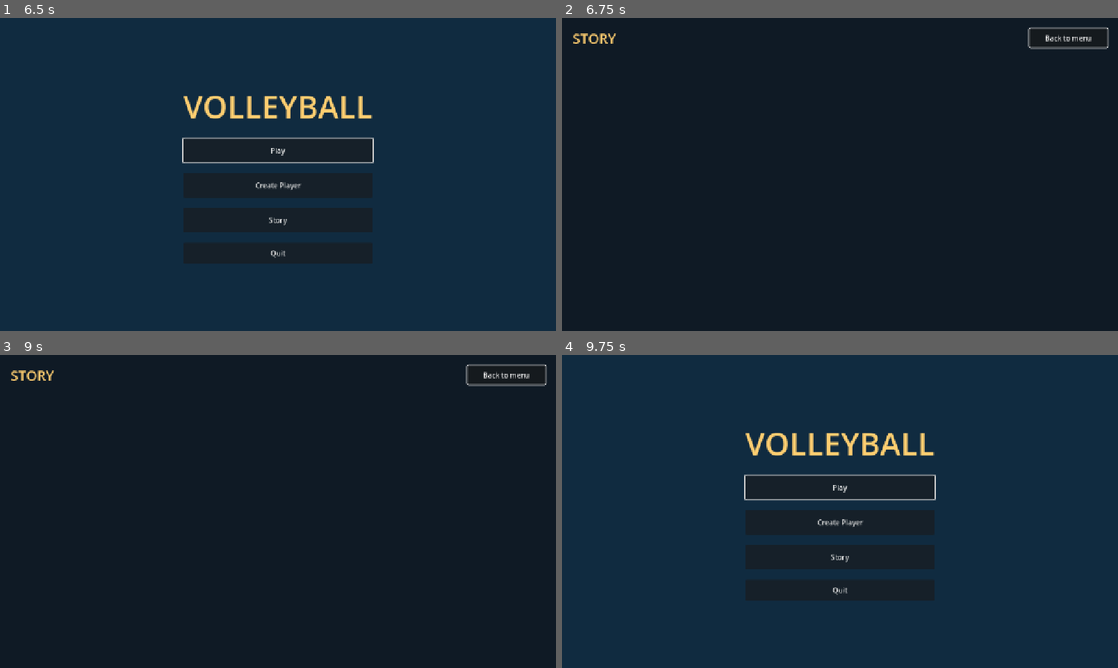
Above: before the commit, frames 1-4 (two rows, left to right).
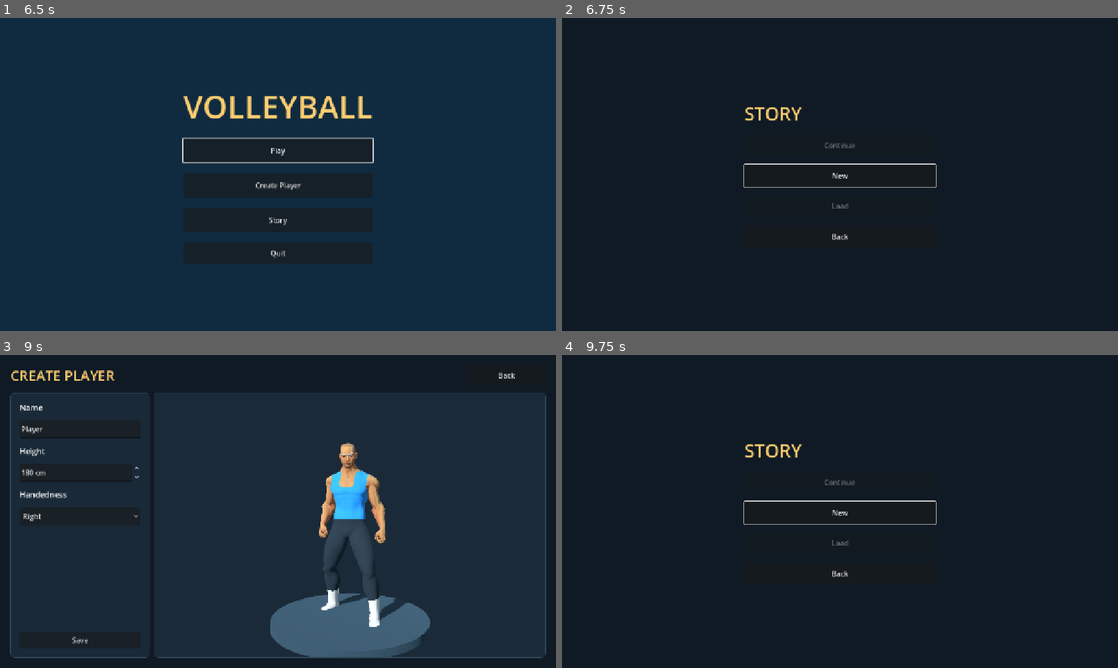
Above: after the commit, the same moments.

Repository: foreandr/volleyball
Game: Godot game, scene res://scenes/main.tscn
Two runs of this game, one before a commit and one after it. Both use one fixed random seed, a clock stepped at 60 frames per second and the inputs below.
Inputs (mouse positions are in pixels of both pictures, inside the frame that each line leads up to):
- Up to frame 1 (6.5 s): click "Play" at 0.5 s; click "Menu" at 1.25 s; click "Play" at 2 s; tap Enter at 2.75 s; move the mouse to (400, 158) at 2.77 s; hold Right 2.78-3.5 s; tap R at 2.85, 4.35, 5.85 s; click (400, 158) at 2.92 s; drag from (166, 190) to (250, 237) at 3.52 s; move the mouse to (333, 105) at 4.27 s; hold Right 4.28-5 s; click (333, 105) at 4.42 s; drag from (250, 237) to (111, 127) at 5.02 s; move the mouse to (444, 221) at 5.77 s; hold Left from 5.78 s (still down); click (444, 221) at 5.92 s; tap Escape at 6.4 s
- Up to frame 2 (6.75 s): release Left at 6.5 s; click "Story" at 6.5 s
- Up to frame 3 (9 s): click "Back to menu" (after the commit: "Back") at 7.25 s; click "Story" at 8 s; click (278, 511) at 8.75 s, where only the run after the commit has a clickable "New"
- Up to frame 4 (9.75 s): click "Back to menu" (after the commit: "Back") at 9.5 s

Frame 1 is identical in both runs. In frame 2, 1.2% of the frame differs, in the area x 2-99%, y 2-71%; in frame 3, 10%; in frame 4, 90%, in the area x 0-100%, y 0-100%.

Commit message:
Add Story new load continue and saved player flow into empty animation selection

Diff:
--- a/project.godot
+++ b/project.godot
@@ -14,3 +14,6 @@
 [rendering]
 renderer/rendering_method="gl_compatibility"
 renderer/rendering_method.mobile="gl_compatibility"
+
+[autoload]
+StorySession="*res://scripts/story_session.gd"
--- /dev/null
+++ b/scenes/story_animations.tscn
@@ -0,0 +1,12 @@
+[gd_scene load_steps=2 format=3]
+
+[ext_resource type="Script" path="res://scripts/story_animations.gd" id="1"]
+
+[node name="StoryAnimations" type="Control"]
+layout_mode = 3
+anchors_preset = 15
+anchor_right = 1.0
+anchor_bottom = 1.0
+grow_horizontal = 2
+grow_vertical = 2
+script = ExtResource("1")
--- a/scripts/create.gd
+++ b/scripts/create.gd
@@ -4,6 +4,7 @@
 var name_field: LineEdit
 var height_field: SpinBox
 var hand_field: OptionButton
+var save_button: Button
 var preview: SubViewportContainer
 var preview_camera: Camera3D
 var preview_player: Node3D
@@ -15,6 +16,7 @@
 var panning := false
 
 func _ready() -> void:
+	profile = initial_profile()
 	var background := ColorRect.new()
 	background.color = Color("0f1a25")
 	background.set_anchors_and_offsets_preset(Control.PRESET_FULL_RECT)
@@ -28,11 +30,11 @@
 	margin.add_child(column)
 	var header := HBoxContainer.new()
 	column.add_child(header)
-	var title := label("CREATE PLAYER",32)
+	var title := label(screen_title(),32)
 	title.add_theme_color_override("font_color",Color("ffce70"))
 	title.size_flags_horizontal = Control.SIZE_EXPAND_FILL
 	header.add_child(title)
-	var back := button("Back to menu",open_menu)
+	var back := button("Back",open_menu)
 	back.custom_minimum_size = Vector2(180,44)
 	back.size_flags_horizontal = Control.SIZE_SHRINK_END
 	header.add_child(back)
@@ -51,6 +53,34 @@
 	var controls := VBoxContainer.new()
 	controls.add_theme_constant_override("separation",16)
 	tool_margin.add_child(controls)
+	build_controls(controls)
+	var stage := panel()
+	stage.name = "RightPreview"
+	stage.custom_minimum_size.x = 400
+	split.add_child(stage)
+	preview = SubViewportContainer.new()
+	preview.name = "CharacterPreview"
+	preview.stretch = true
+	preview.focus_mode = Control.FOCUS_ALL
+	preview.mouse_default_cursor_shape = Control.CURSOR_DRAG
+	preview.gui_input.connect(handle_preview_input)
+	stage.add_child(preview)
+	var viewport := SubViewport.new()
+	viewport.name = "CharacterViewport"
+	viewport.own_world_3d = true
+	viewport.size = Vector2i(880,600)
+	viewport.render_target_update_mode = SubViewport.UPDATE_ALWAYS
+	preview.add_child(viewport)
+	build_preview(viewport)
+	preview.grab_focus()
+
+func screen_title() -> String:
+	return "CREATE PLAYER"
+
+func initial_profile() -> Dictionary:
+	return StorySession.draft.duplicate(true) if StorySession.creating_story else Profile.load_profile()
+
+func build_controls(controls: VBoxContainer) -> void:
 	controls.add_child(label("Name",18))
 	name_field = LineEdit.new()
 	name_field.name = "PlayerName"
@@ -79,25 +109,32 @@
 	hand_field.custom_minimum_size.y = 42
 	hand_field.item_selected.connect(func(index): profile.handedness = "Left" if index == 1 else "Right"; update_profile())
 	controls.add_child(hand_field)
-	var stage := panel()
-	stage.name = "RightPreview"
-	stage.custom_minimum_size.x = 400
-	split.add_child(stage)
-	preview = SubViewportContainer.new()
-	preview.name = "CharacterPreview"
-	preview.stretch = true
-	preview.focus_mode = Control.FOCUS_ALL
-	preview.mouse_default_cursor_shape = Control.CURSOR_DRAG
-	preview.gui_input.connect(handle_preview_input)
-	stage.add_child(preview)
-	var viewport := SubViewport.new()
-	viewport.name = "CharacterViewport"
-	viewport.own_world_3d = true
-	viewport.size = Vector2i(880,600)
-	viewport.render_target_update_mode = SubViewport.UPDATE_ALWAYS
-	preview.add_child(viewport)
-	build_preview(viewport)
-	preview.grab_focus()
+	var space := Control.new()
+	space.size_flags_vertical = Control.SIZE_EXPAND_FILL
+	controls.add_child(space)
+	save_button = button("Save",save_player)
+	save_button.name = "SavePlayer"
+	save_button.disabled = profile.name.strip_edges().is_empty()
+	controls.add_child(save_button)
+
+func save_player() -> void:
+	if height_field.get_line_edit().has_focus(): height_field.apply()
+	profile.name = name_field.text
+	profile.height_cm = height_field.value
+	profile.handedness = "Left" if hand_field.selected == 1 else "Right"
+	if StorySession.creating_story:
+		if StorySession.save_new(profile) == OK:
+			get_tree().change_scene_to_file("res://scenes/story_animations.tscn")
+		else: show_save_error()
+	else:
+		if Profile.save_profile(profile) == OK: open_menu()
+		else: show_save_error()
+
+func show_save_error() -> void:
+	var dialog := AcceptDialog.new()
+	dialog.dialog_text = "Unable to save player."
+	add_child(dialog)
+	dialog.popup_centered()
 
 func build_preview(viewport: SubViewport) -> void:
 	var world := Node3D.new()
@@ -219,11 +256,16 @@
 	return result
 
 func update_profile() -> void:
-	Profile.save_profile(profile)
+	if StorySession.creating_story: StorySession.draft = Profile.clean(profile)
+	else: Profile.save_profile(profile)
+	if is_instance_valid(save_button): save_button.disabled = profile.name.strip_edges().is_empty()
 	if is_instance_valid(preview_player): preview_player.apply_profile(profile)
 
 func open_menu() -> void:
-	get_tree().change_scene_to_file("res://scenes/main.tscn")
+	if StorySession.creating_story:
+		StorySession.cancel_creation()
+		get_tree().change_scene_to_file("res://scenes/story.tscn")
+	else: get_tree().change_scene_to_file("res://scenes/main.tscn")
 
 func _unhandled_input(event: InputEvent) -> void:
 	if event is InputEventKey and event.pressed: handle_keyboard(event)
--- a/scripts/main.gd
+++ b/scripts/main.gd
@@ -26,7 +26,7 @@
 	create.name = "Create"
 	create.text = "Create Player"
 	create.custom_minimum_size.y = 56
-	create.pressed.connect(func(): get_tree().change_scene_to_file("res://scenes/create.tscn"))
+	create.pressed.connect(func(): StorySession.cancel_creation(); get_tree().change_scene_to_file("res://scenes/create.tscn"))
 	column.add_child(create)
 	var story := Button.new()
 	story.name = "Story"
--- a/scripts/story.gd
+++ b/scripts/story.gd
@@ -1,26 +1,68 @@
 extends Control
+var column: VBoxContainer
 
 func _ready() -> void:
 	var background := ColorRect.new()
 	background.color = Color("0f1a25")
 	background.set_anchors_and_offsets_preset(Control.PRESET_FULL_RECT)
 	add_child(background)
-	var title := Label.new()
-	title.text = "STORY"
-	title.position = Vector2(24,24)
-	title.add_theme_font_size_override("font_size",32)
-	title.add_theme_color_override("font_color",Color("ffce70"))
-	add_child(title)
-	var back := Button.new()
-	back.text = "Back to menu"
-	back.set_anchors_and_offsets_preset(Control.PRESET_TOP_RIGHT)
-	back.offset_left = -204
-	back.offset_right = -24
-	back.offset_top = 24
-	back.offset_bottom = 68
-	back.pressed.connect(open_menu)
-	add_child(back)
-	back.grab_focus()
+	var center := CenterContainer.new()
+	center.set_anchors_and_offsets_preset(Control.PRESET_FULL_RECT)
+	add_child(center)
+	column = VBoxContainer.new()
+	column.custom_minimum_size.x = 440
+	column.add_theme_constant_override("separation",18)
+	center.add_child(column)
+	show_home()
+
+func clear_menu(title: String) -> void:
+	for child in column.get_children():
+		column.remove_child(child)
+		child.queue_free()
+	var heading := Label.new()
+	heading.text = title
+	heading.add_theme_font_size_override("font_size",42)
+	heading.add_theme_color_override("font_color",Color("ffce70"))
+	column.add_child(heading)
+
+func add_button(text: String, action: Callable) -> Button:
+	var result := Button.new()
+	result.name = text.replace(" ","")
+	result.text = text
+	result.custom_minimum_size.y = 52
+	result.pressed.connect(action)
+	column.add_child(result)
+	return result
+
+func show_home() -> void:
+	clear_menu("STORY")
+	var resume := add_button("Continue",func(): StorySession.load_story(StorySession.last_id()))
+	resume.disabled = StorySession.last_id().is_empty()
+	var new_story := add_button("New",StorySession.begin_new)
+	var load_button := add_button("Load",show_load)
+	load_button.disabled = StorySession.saved_stories().is_empty()
+	add_button("Back",open_menu)
+	new_story.grab_focus()
+
+func show_load() -> void:
+	clear_menu("LOAD STORY")
+	var scroll := ScrollContainer.new()
+	scroll.custom_minimum_size = Vector2(440,330)
+	column.add_child(scroll)
+	var saves := VBoxContainer.new()
+	saves.size_flags_horizontal = Control.SIZE_EXPAND_FILL
+	saves.add_theme_constant_override("separation",10)
+	scroll.add_child(saves)
+	for record in StorySession.saved_stories():
+		var entry := Button.new()
+		entry.text = record.profile.name
+		entry.name = "Slot_"+record.id
+		entry.custom_minimum_size.y = 52
+		entry.pressed.connect(func():
+			if not StorySession.load_story(record.id): show_load())
+		saves.add_child(entry)
+	add_button("Back",show_home)
+	if saves.get_child_count() > 0: saves.get_child(0).grab_focus()
 
 func open_menu() -> void:
 	get_tree().change_scene_to_file("res://scenes/main.tscn")
--- /dev/null
+++ b/scripts/story_animations.gd
@@ -0,0 +1,17 @@
+extends "res://scripts/create.gd"
+var animation_list: ItemList
+
+func screen_title() -> String:
+	return "ANIMATIONS"
+
+func initial_profile() -> Dictionary:
+	return StorySession.active.get("profile",Profile.load_profile()).duplicate(true)
+
+func build_controls(controls: VBoxContainer) -> void:
+	animation_list = ItemList.new()
+	animation_list.name = "AnimationList"
+	animation_list.size_flags_vertical = Control.SIZE_EXPAND_FILL
+	controls.add_child(animation_list)
+
+func open_menu() -> void:
+	get_tree().change_scene_to_file("res://scenes/story.tscn")
--- /dev/null
+++ b/scripts/story_session.gd
@@ -0,0 +1,76 @@
+extends Node
+const Profile = preload("res://scripts/player_profile.gd")
+var save_directory := "user://stories"
+var creating_story := false
+var draft: Dictionary = {}
+var active: Dictionary = {}
+
+func begin_new() -> void:
+	creating_story = true
+	draft = Profile.DEFAULTS.duplicate(true)
+	get_tree().change_scene_to_file("res://scenes/create.tscn")
+
+func cancel_creation() -> void:
+	creating_story = false
+	draft.clear()
+
+func save_new(profile: Dictionary) -> Error:
+	var values := Profile.clean(profile)
+	if values.name.is_empty(): return ERR_INVALID_DATA
+	var directory_error := DirAccess.make_dir_recursive_absolute(save_directory)
+	if directory_error != OK: return directory_error
+	var id := Crypto.new().generate_random_bytes(12).hex_encode()
+	var record := {"version":1,"id":id,"profile":values,"stage":"animations","selected_animations":[]}
+	var path := save_directory.path_join(id+".json")
+	var file := FileAccess.open(path,FileAccess.WRITE)
+	if file == null: return FileAccess.get_open_error()
+	file.store_string(JSON.stringify(record,"\t"))
+	file.flush()
+	var error := file.get_error()
+	file.close()
+	if error != OK: return error
+	active = record
+	cancel_creation()
+	remember(id)
+	return OK
+
+func read_record(id: String) -> Dictionary:
+	if not id.is_valid_hex_number(false) or id.length() != 24: return {}
+	var path := save_directory.path_join(id+".json")
+	if not FileAccess.file_exists(path): return {}
+	var data: Variant = JSON.parse_string(FileAccess.get_file_as_string(path))
+	if not data is Dictionary or data.get("version",0) != 1: return {}
+	if data.get("id","") != id or not data.get("profile") is Dictionary: return {}
+	data.profile = Profile.clean(data.profile)
+	return data
+
+func saved_stories() -> Array[Dictionary]:
+	var result: Array[Dictionary] = []
+	var directory := DirAccess.open(save_directory)
+	if directory == null: return result
+	for file in directory.get_files():
+		if not file.ends_with(".json"): continue
+		var record := read_record(file.get_basename())
+		if not record.is_empty(): result.append(record)
+	result.sort_custom(func(a,b): return str(a.profile.name).naturalnocasecmp_to(str(b.profile.name)) < 0)
+	return result
+
+func remember(id: String) -> void:
+	var config := ConfigFile.new()
+	config.set_value("story","last_save",id)
+	config.save(save_directory.path_join("index.cfg"))
+
+func last_id() -> String:
+	var config := ConfigFile.new()
+	if config.load(save_directory.path_join("index.cfg")) != OK: return ""
+	var id := str(config.get_value("story","last_save",""))
+	return id if not read_record(id).is_empty() else ""
+
+func load_story(id: String) -> bool:
+	var record := read_record(id)
+	if record.is_empty(): return false
+	active = record
+	cancel_creation()
+	remember(id)
+	get_tree().change_scene_to_file("res://scenes/story_animations.tscn")
+	return true
